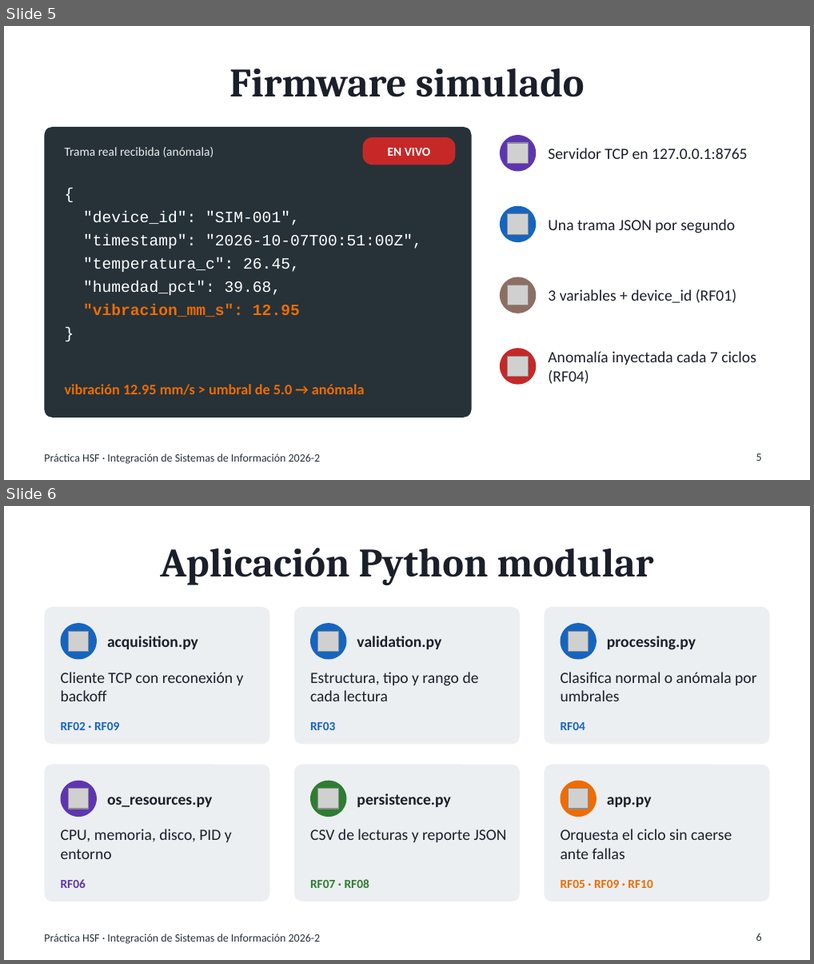
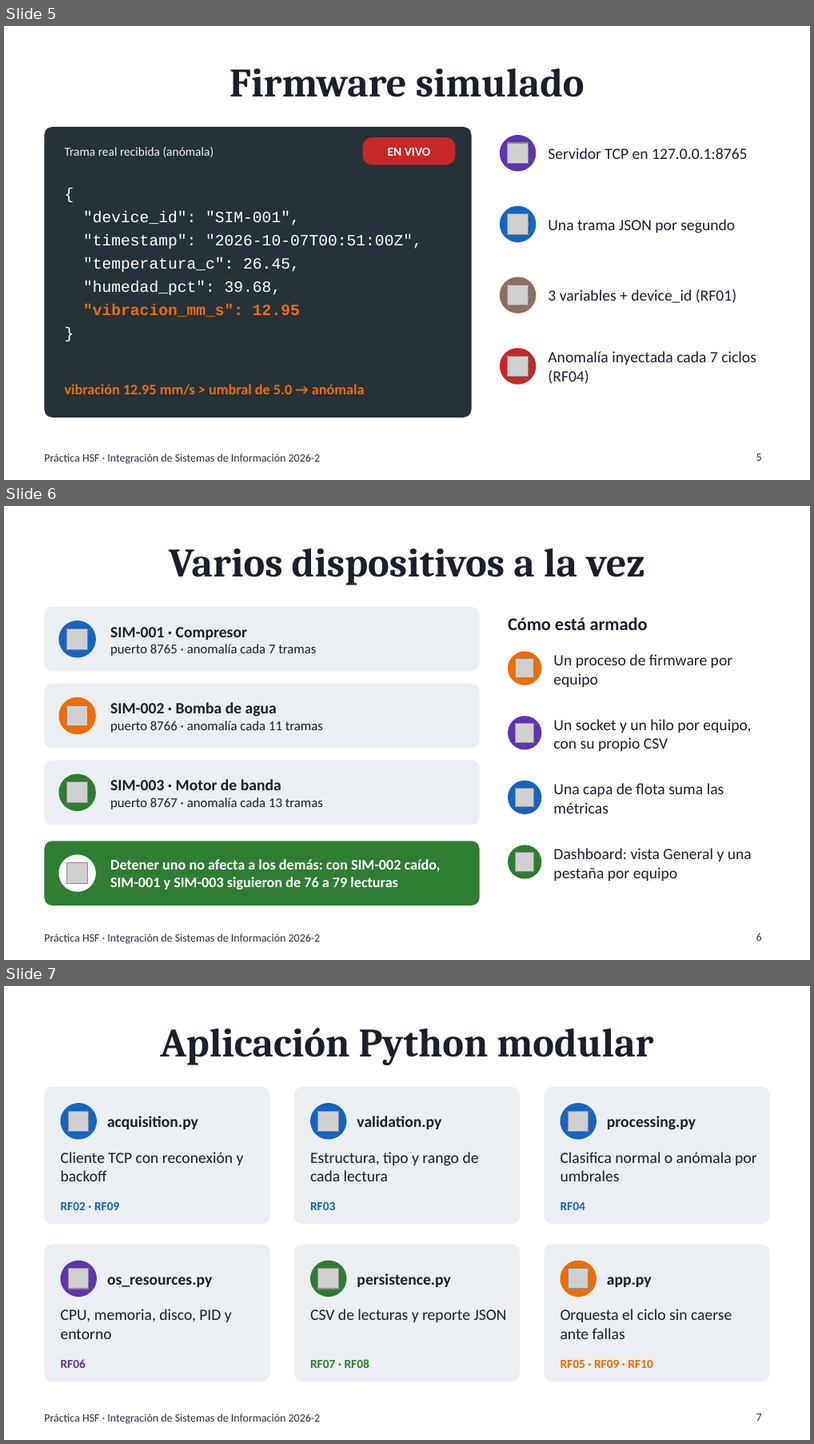
Before and after one commit to Facabore/practica-hsf-segundo-corte, a slide deck: docs/Diapositivas_Video_SegundoCorte.pptx. Shown one above the other, each under a label of ours: slides 5 and 6 before the commit, slides 5, 6 and 7 after it. The pictures are 814x964 and 814x1444 pixels, drawn with LibreOffice and Linux fonts; fonts in the diff are those of the drawing; grey boxes stand for pictures. Boxes give left, top, right and bottom in pixels: in the first picture for what was removed or moved away, otherwise in the second. Text is boxed around its words. In the diff, an @@ line names an element or a change of style, - is before the commit and + after.

```diff
--- a/docs/Diapositivas_Video_SegundoCorte.pptx
+++ b/docs/Diapositivas_Video_SegundoCorte.pptx
@@ slide 6 added at (4,506,810,960), background #FFFFFF; not listed: 1 template element that a slide beside it also shows @@
@@ title added at (169,548,646,585), 36 pt, text #1B1F2A, bold @@
+Varios dispositivos a la vez
@@ rounded rectangle added at (44,607,480,672), fill #ECEFF1 @@
@@ ellipse added at (59,620,96,658), fill #1565C0 @@
@@ text added at (508,617,648,630), 16 pt, text #1B1F2A, bold @@
+Cómo está armado
@@ picture added at (67,628,88,649) @@
@@ text added at (110,627,316,656), 12 pt, text #1B1F2A @@
+SIM-001 · Compresor
+puerto 8765 · anomalía cada 7 tramas
@@ ellipse added at (508,651,542,685), fill #EF6C00 @@
@@ picture added at (515,659,534,678) @@
@@ text added at (554,654,733,687), 14 pt, text #1B1F2A @@
+Un proceso de firmware por equipo
@@ rounded rectangle added at (44,684,480,748), fill #ECEFF1 @@
@@ ellipse added at (59,697,96,734), fill #EF6C00 @@
@@ picture added at (67,705,88,726) @@
@@ text added at (110,702,323,732), 12 pt, text #1B1F2A @@
+SIM-002 · Bomba de agua
+puerto 8766 · anomalía cada 11 tramas
@@ ellipse added at (508,716,542,749), fill #5E35B1 @@
@@ text added at (554,719,751,751), 14 pt, text #1B1F2A @@
+Un socket y un hilo por equipo, con su propio CSV
@@ picture added at (515,723,534,742) @@
@@ rounded rectangle added at (44,760,480,824), fill #ECEFF1 @@
@@ ellipse added at (59,774,96,811), fill #2E7D32 @@
@@ picture added at (67,782,88,803) @@
@@ text added at (110,779,323,809), 12 pt, text #1B1F2A @@
+SIM-003 · Motor de banda
+puerto 8767 · anomalía cada 13 tramas
@@ ellipse added at (508,780,542,814), fill #1565C0 @@
@@ picture added at (515,788,534,807) @@
@@ text added at (554,783,725,813), 14 pt, text #1B1F2A @@
+Una capa de flota suma las métricas
@@ rounded rectangle added at (44,840,480,905), fill #2E7D32 @@
@@ ellipse added at (59,854,96,892), fill #FFFFFF @@
@@ picture added at (67,863,88,884) @@
@@ text added at (110,859,441,889), 13 pt, text #FFFFFF, bold @@
+Detener uno no afecta a los demás: con SIM-002 caído, SIM-001 y SIM-003 siguieron de 76 a 79 lecturas
@@ ellipse added at (508,844,542,879), fill #2E7D32 @@
@@ picture added at (515,852,534,872) @@
@@ text added at (554,848,752,880), 14 pt, text #1B1F2A @@
+Dashboard: vista General y una pestaña por equipo
@@ page number added at (757,932,762,940), 10 pt, text #263238 @@
+6
@@ what was slide 6 is now slide 7 @@
@@ page number at (757,1413,762,1420): text changed @@
-6
+7
```
Also in this commit, not shown: 6 slides changed, 8 other files.
